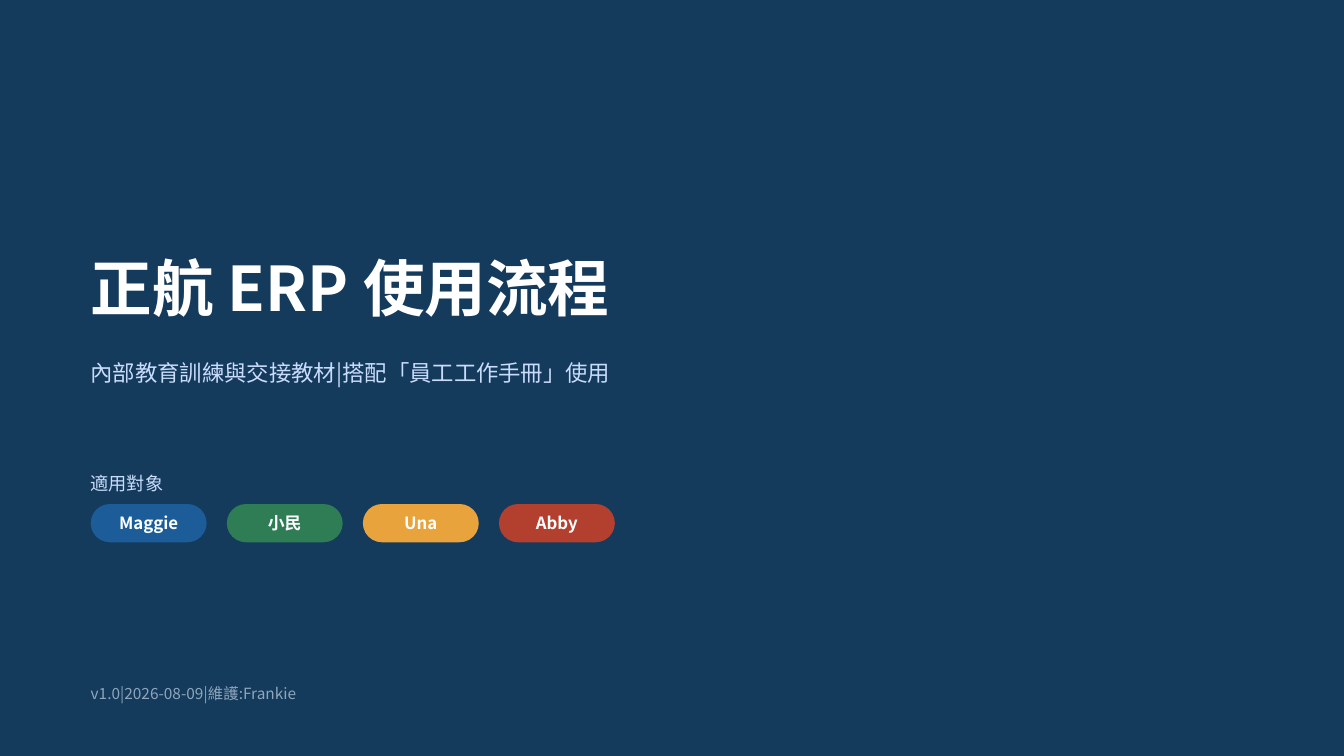
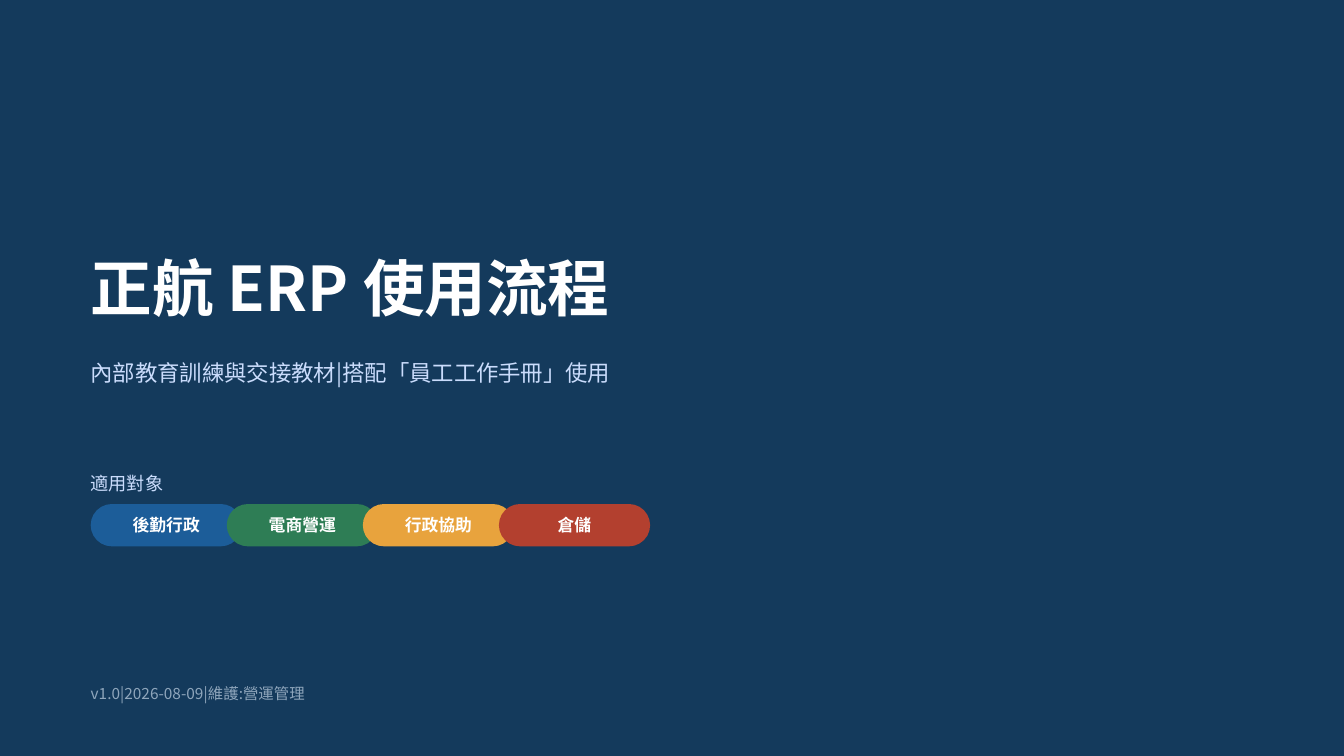
Before and after one commit to Lycander168/FrankAie-hub, a slide deck: slide 1 of docs/hr/chi-erp-workflow.pptx. Drawn at 1344x756 pixels with LibreOffice and Linux fonts; fonts in the diff are those of the drawing. Boxes give left, top, right and bottom in pixels: in the first picture for what was removed or moved away, otherwise in the second. Text is boxed around its words. In the diff, an @@ line names an element or a change of style, - is before the commit and + after.

```diff
--- a/docs/hr/chi-erp-workflow.pptx
+++ b/docs/hr/chi-erp-workflow.pptx
@@ rounded rectangle "後勤行政": place and size @@
-rounded rectangle "後勤行政" at bbox=[91, 504, 207, 542]
+rounded rectangle "後勤行政" at bbox=[91, 504, 242, 546]
@@ rounded rectangle "電商營運": place and size @@
-rounded rectangle "電商營運" at bbox=[227, 504, 343, 542]
+rounded rectangle "電商營運" at bbox=[227, 504, 378, 546]
@@ rounded rectangle "行政協助": place and size @@
-rounded rectangle "行政協助" at bbox=[363, 504, 479, 542]
+rounded rectangle "行政協助" at bbox=[363, 504, 514, 546]
@@ rounded rectangle "倉儲": place and size @@
-rounded rectangle "倉儲" at bbox=[499, 504, 615, 542]
+rounded rectangle "倉儲" at bbox=[499, 504, 650, 546]
@@ text in rounded rectangle at bbox=[133, 516, 200, 533]: text changed @@
-Maggie
+後勤行政
@@ text in rounded rectangle at bbox=[269, 514, 336, 536]: text changed @@
-小民
+電商營運
@@ text in rounded rectangle at bbox=[405, 517, 472, 533]: text changed @@
-Una
+行政協助
@@ text in rounded rectangle at bbox=[558, 517, 592, 533]: text changed @@
-Abby
+倉儲
@@ text at bbox=[91, 686, 305, 703]: text changed @@
-v1.0|2026-08-09|維護:Frankie
+v1.0|2026-08-09|維護:營運管理
```
Also in this commit, not shown: 12 other slides changed, 1 other file.
